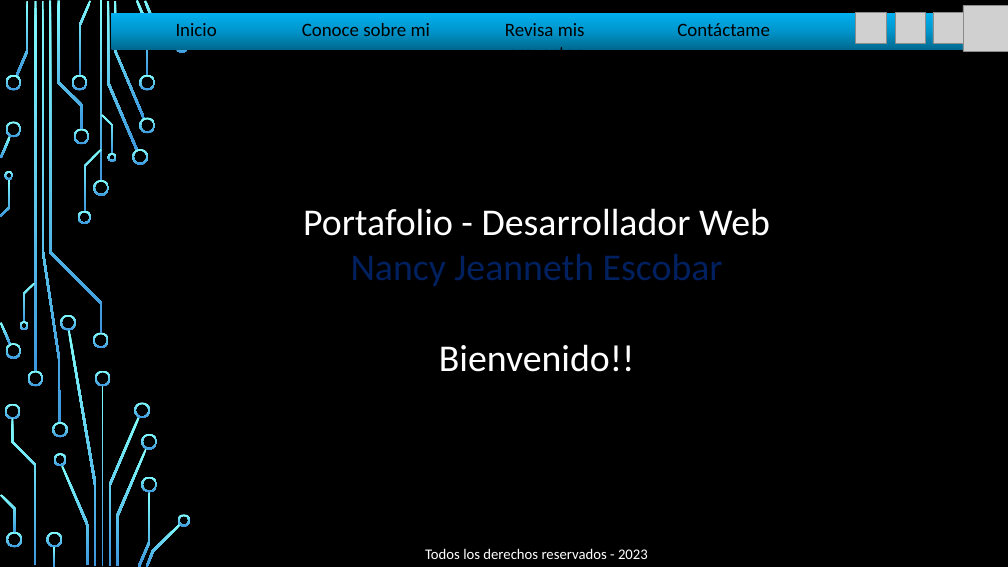
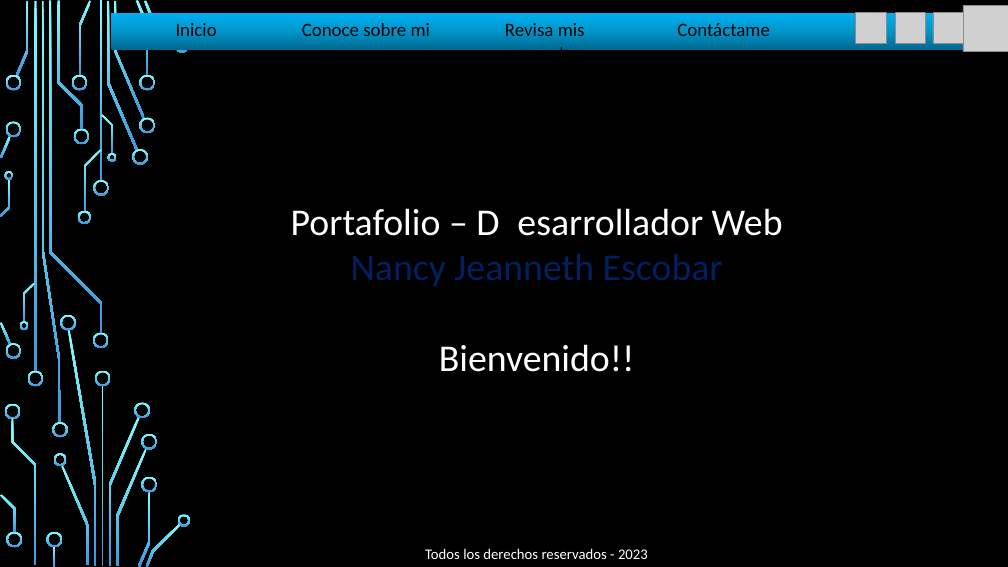
Before and after one commit to nancescq/ProyectoFinal_NES, a slide deck: slide 1 of Prototipo.pptx. Drawn at 1008x567 pixels with LibreOffice and Linux fonts; fonts in the diff are those of the drawing; grey boxes stand for pictures; background and template pictures are left out. Boxes give left, top, right and bottom in pixels: in the first picture for what was removed or moved away, otherwise in the second. Text is boxed around its words. In the diff, an @@ line names an element or a change of style, - is before the commit and + after.

```diff
--- a/Prototipo.pptx
+++ b/Prototipo.pptx
@@ text at (291, 208, 783, 236): text changed @@
-Portafolio - Desarrollador Web
+Portafolio – D esarrollador Web
```
Also in this commit, not shown: 4 other files.
